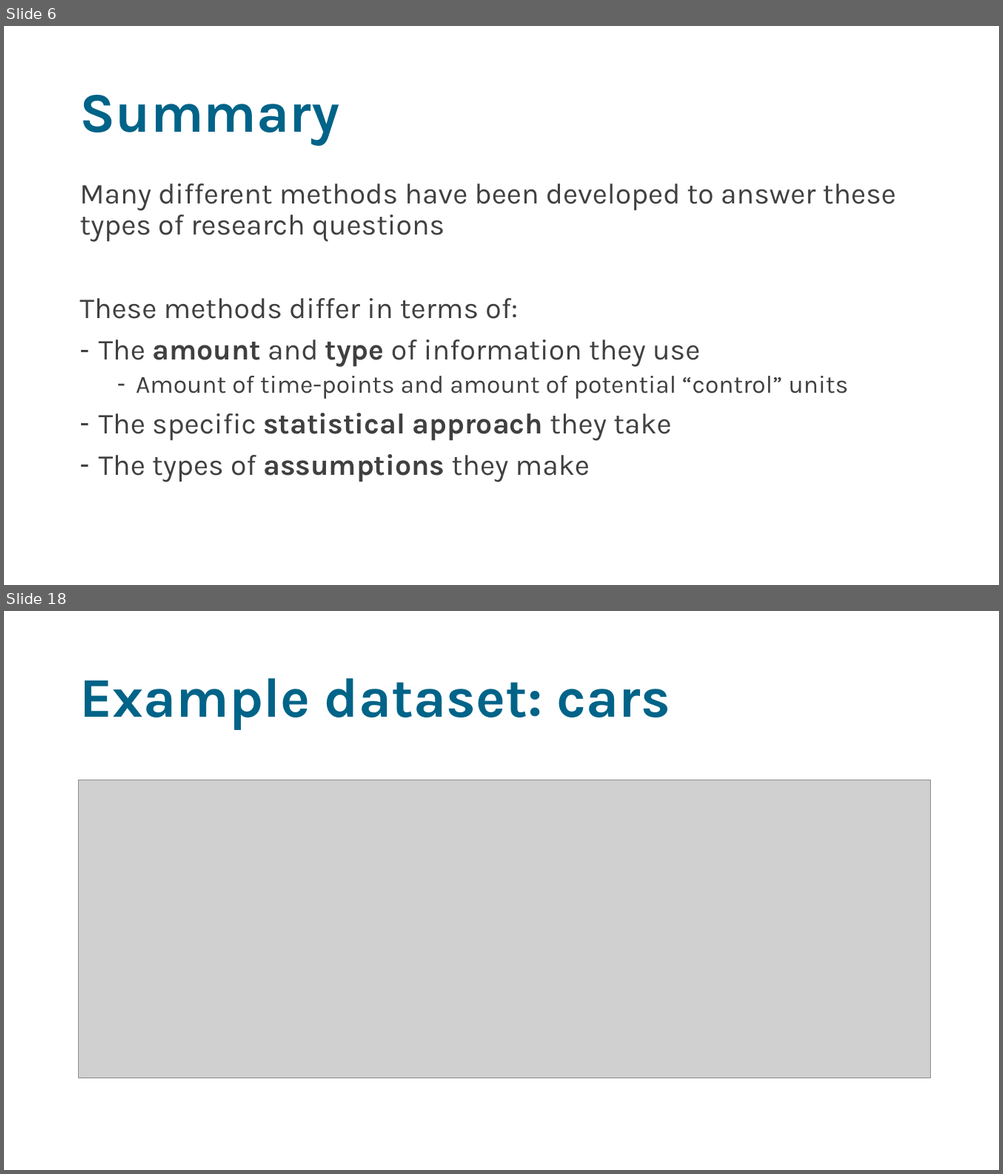
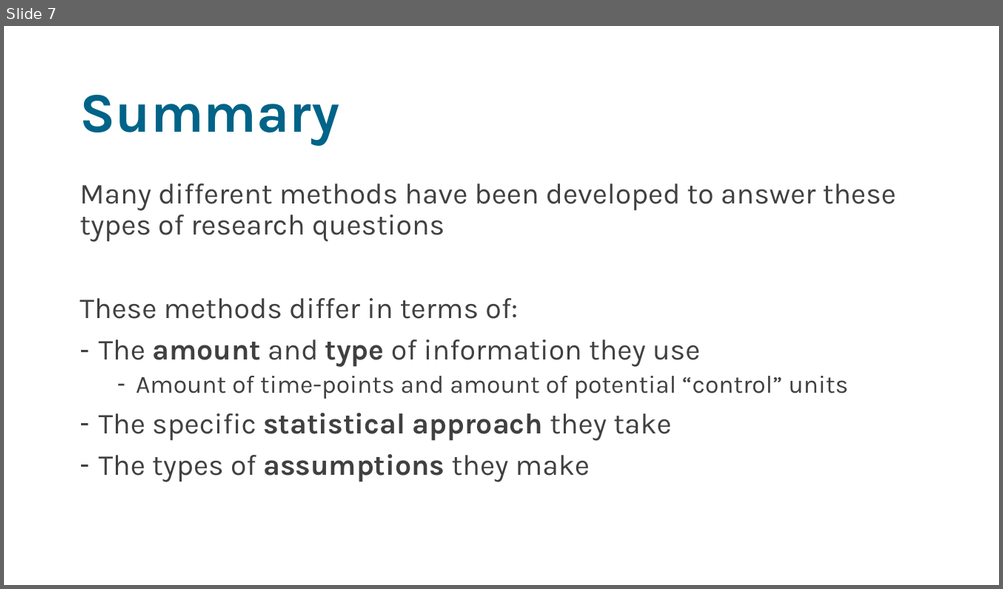
Before and after one commit to sodascience/workshop_causal_impact_assessment, a slide deck: lectures/05_discussion/discussion.pptx. Shown one above the other, each under a label of ours: slides 6 and 18 before the commit, slide 7 after it; the slides between them are not shown. The pictures are 1003x1174 and 1003x589 pixels, drawn with LibreOffice and Linux fonts; fonts in the diff are those of the drawing; grey boxes stand for pictures. Boxes give left, top, right and bottom in pixels: in the first picture for what was removed or moved away, otherwise in the second. Text is boxed around its words. In the diff, an @@ line names an element or a change of style, - is before the commit and + after.

```diff
--- a/lectures/05_discussion/discussion.pptx
+++ b/lectures/05_discussion/discussion.pptx
@@ slide 18 removed at (x1=4, y1=611, x2=999, y2=1170), background #FFFFFF @@
@@ title removed at (x1=79, y1=678, x2=671, y2=730) @@
-Example dataset: cars
@@ picture removed at (x1=79, y1=780, x2=930, y2=1078) @@
@@ what was slide 6 is now slide 7 @@
```
Also in this commit, not shown: 4 slides changed, 6 slides added, 30 other slides removed, 2 other files.
